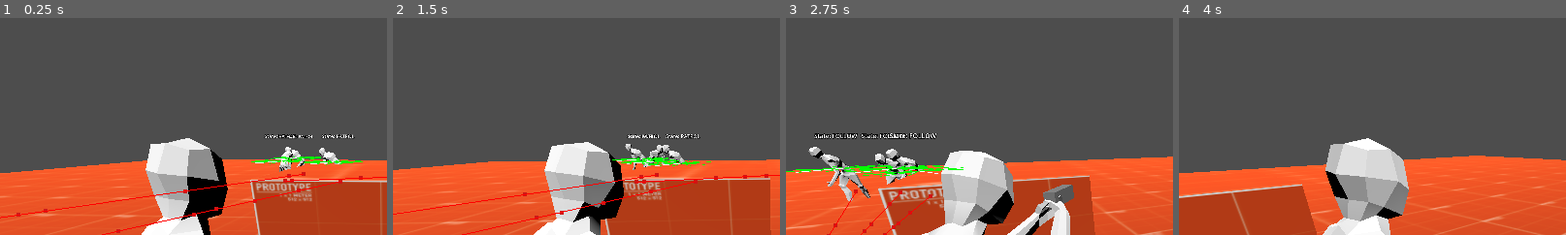
Above: before the commit, frames 1-4 (left to right).
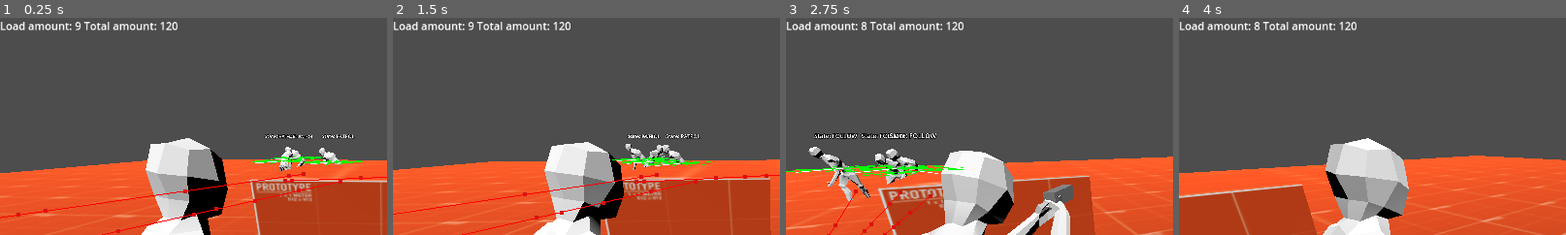
Above: after the commit, the same moments.

Repository: Vosnov/GD_APrototype
Game: Godot game, scene res://main.tscn
The game is run twice, just before and just after one commit, with the same random seed, the same clock (stepped at 60 frames per second) and the same inputs. The engine's default icon, where the game draws it, is replaced by a stand-in: a white triangle on a blue panel in a dark square.
Inputs (mouse positions are % of the whole screen's width and height, from its top left):
- Up to frame 1 (0.25 s): no input
- Up to frame 2 (1.5 s): move the mouse to (55, 50) at 0.52 s; hold D (right) 0.53-1.28 s; hold Right mouse button (aim) 0.53-1.28 s; tap S (bottom) at 0.8, 1.35 s; move the mouse to (45, 50) at 1.27 s; hold A (left) from 1.28 s (still down)
- Up to frame 3 (2.75 s): click (45, 50) at 1.55 s; move the mouse to (52, 48) at 2.02 s; release A (left) at 2.03 s; hold D (right) from 2.03 s (still down); hold Right mouse button (aim) from 2.03 s (still down); click (52, 48) at 2.1 s
- Up to frame 4 (4 s): move the mouse to (49, 52) at 2.77 s; release Right mouse button (aim) at 2.78 s; right-click (49, 52) at 2.85 s; tap S (bottom) at 3.05, 3.6 s; move the mouse to (57, 51) at 3.52 s; release D (right) at 3.53 s; hold A (left) from 3.53 s (still down); click (57, 51) at 3.8 s
The pictures show only the part of the screen within x 0-50%, y 0-50%; the shares and areas given below are measured in that part.

The runs differ from the first frame. In frame 1, 0.9% of the frame differs, in the area x 0-46%, y 1-6%; in frame 2, 0.9%; in frame 3, 0.9%; in frame 4, 0.9%.

Commit message:
reload data ui

Diff:
--- a/Nodes/Charecters/Enemy/enemy_type_1.tscn
+++ b/Nodes/Charecters/Enemy/enemy_type_1.tscn
@@ -135,31 +135,31 @@
 transform = Transform3D(-0.4, 0, -3.49691e-08, 0, 0.4, 0, 3.49691e-08, 0, -0.4, 0, 0, 0)
 
 [node name="Skeleton3D" parent="enemyType1/Armature" index="0"]
-bones/0/position = Vector3(0.0136608, -0.555945, -0.167986)
+bones/0/position = Vector3(0.0087334, -0.556387, -0.0944413)
 bones/0/rotation = Quaternion(0.210705, -0.192415, -0.00365799, 0.958419)
 bones/1/rotation = Quaternion(0.245982, -0.181089, 0.0232393, 0.951924)
-bones/2/rotation = Quaternion(0.303888, -0.0970182, -0.0109915, 0.947691)
+bones/2/rotation = Quaternion(0.303865, -0.0969689, -0.0109926, 0.947704)
 bones/3/rotation = Quaternion(-0.192146, 0.282214, -0.00120114, 0.939912)
-bones/4/rotation = Quaternion(-0.0724213, -0.00682316, 5.80856e-09, 0.997351)
+bones/4/rotation = Quaternion(-0.0990147, 0.0990147, 2.49256e-08, 0.990148)
 bones/5/position = Vector3(0.206725, 0.914528, 0.200227)
-bones/5/rotation = Quaternion(0.176325, -0.171317, -0.797756, 0.550587)
+bones/5/rotation = Quaternion(0.163777, -0.155064, -0.79875, 0.557791)
 bones/6/position = Vector3(0.0189716, 0.456808, 0.0756623)
-bones/6/rotation = Quaternion(0.121944, -0.0310926, -0.230761, 0.964838)
-bones/7/rotation = Quaternion(0.155827, -0.0124467, 0.109128, 0.981659)
+bones/6/rotation = Quaternion(0.137197, -0.0233609, -0.265149, 0.954111)
+bones/7/rotation = Quaternion(0.204907, -0.00794453, 0.11733, 0.971691)
 bones/11/position = Vector3(-0.242826, 0.89598, 0.23957)
 bones/11/rotation = Quaternion(0.2106, 0.00167757, 0.868786, 0.448169)
-bones/12/rotation = Quaternion(-0.176074, 0.377223, 0.828369, -0.374841)
+bones/12/rotation = Quaternion(-0.156692, 0.40493, 0.828524, -0.353591)
 bones/12/scale = Vector3(1.00004, 0.999996, 1.00007)
-bones/13/rotation = Quaternion(-0.253716, -0.0125141, -0.431544, 0.865588)
+bones/13/rotation = Quaternion(-0.245879, -0.0126407, -0.418215, 0.874346)
 bones/13/scale = Vector3(0.999978, 0.999987, 1.00001)
-bones/14/rotation = Quaternion(0.297198, 0.247637, 0.888715, 0.246038)
+bones/14/rotation = Quaternion(0.292596, 0.220126, 0.899212, 0.239478)
 bones/14/scale = Vector3(1.00003, 0.999999, 1.00006)
-bones/15/rotation = Quaternion(-0.205218, -0.0106334, 0.416141, 0.885776)
+bones/15/rotation = Quaternion(-0.196575, -0.0107528, 0.398616, 0.895739)
 bones/15/scale = Vector3(0.99999, 0.999987, 0.999999)
-bones/16/position = Vector3(-0.0732591, -1.24733, 1.29137)
-bones/17/position = Vector3(-0.399414, -2.11167, -0.641474)
+bones/16/position = Vector3(-0.114554, -1.23715, 1.30951)
+bones/17/position = Vector3(-0.399367, -2.11167, -0.641656)
 bones/18/position = Vector3(-1.07797, -1.1141, 0.842318)
-bones/19/position = Vector3(0.452734, -2.13913, 0.298715)
+bones/19/position = Vector3(0.344066, -2.15404, 0.445073)
 bones/20/position = Vector3(0.139478, -1.10786, 1.13867)
 
 [node name="CollisionShape3D" type="CollisionShape3D" parent="."]
--- a/Nodes/Charecters/player.tscn
+++ b/Nodes/Charecters/player.tscn
@@ -146,38 +146,38 @@
 transform = Transform3D(-0.4, 0, -3.49691e-08, 0, 0.4, 0, 3.49691e-08, 0, -0.4, 0, 0, 0)
 
 [node name="Skeleton3D" parent="myNewPlayer/Armature" index="0"]
-bones/0/position = Vector3(0.000933075, -0.350887, -0.0413356)
+bones/0/position = Vector3(0.00118574, -0.294513, -0.0391914)
 bones/0/rotation = Quaternion(0.0186382, -0.196081, -0.00372765, 0.980404)
-bones/1/rotation = Quaternion(0.115705, -0.151366, 0.0194249, 0.98149)
+bones/1/rotation = Quaternion(0.115777, -0.147381, 0.0189135, 0.982098)
 bones/2/rotation = Quaternion(0.110454, -0.194868, -0.0220907, 0.97434)
 bones/3/rotation = Quaternion(-0.186458, 0.365145, -0.00155414, 0.912086)
 bones/4/rotation = Quaternion(-1.28079e-10, 0.14834, 3.04512e-10, 0.988936)
-bones/5/rotation = Quaternion(0.0797853, 0.129169, -0.751455, 0.642079)
-bones/6/position = Vector3(0.0444636, 0.45663, 0.0725228)
-bones/6/rotation = Quaternion(0.116321, 0.0931358, -0.535828, 0.831074)
-bones/7/rotation = Quaternion(0.498523, 0.0885947, 0.145557, 0.849964)
-bones/11/rotation = Quaternion(0.134469, -0.0632578, 0.775451, 0.613671)
-bones/12/position = Vector3(-0.0384171, 0.456103, 0.0229799)
-bones/12/rotation = Quaternion(0.0776647, -0.176203, 0.449984, 0.872029)
-bones/13/rotation = Quaternion(0.354682, 0.0344492, 0.00371243, 0.934345)
-bones/17/position = Vector3(0.240613, 0.13219, 0.0327645)
-bones/17/rotation = Quaternion(-0.297038, 0.140907, 0.932151, -0.151686)
+bones/5/rotation = Quaternion(0.0927, 0.102426, -0.777522, 0.613494)
+bones/6/position = Vector3(0.0471398, 0.456611, 0.072193)
+bones/6/rotation = Quaternion(0.107567, 0.0763475, -0.512295, 0.848619)
+bones/7/rotation = Quaternion(0.437411, 0.0866058, 0.149669, 0.88248)
+bones/11/rotation = Quaternion(0.140041, -0.0469597, 0.799979, 0.581565)
+bones/12/position = Vector3(-0.035929, 0.455907, 0.0240008)
+bones/12/rotation = Quaternion(0.0676458, -0.169159, 0.420036, 0.889033)
+bones/13/rotation = Quaternion(0.305446, 0.0470126, -0.0059767, 0.951029)
+bones/17/position = Vector3(0.239062, 0.132701, 0.0278863)
+bones/17/rotation = Quaternion(-0.31206, 0.138741, 0.926181, -0.159869)
 bones/17/scale = Vector3(1.00004, 0.999995, 1.00006)
-bones/18/rotation = Quaternion(-0.116055, -0.0142701, -0.228415, 0.966517)
+bones/18/rotation = Quaternion(-0.10729, -0.0143637, -0.214016, 0.970814)
 bones/18/scale = Vector3(0.999997, 0.999998, 1)
-bones/19/position = Vector3(-0.258575, 0.127748, 0.0528878)
-bones/19/rotation = Quaternion(0.562406, 0.0762189, 0.819968, 0.0744496)
+bones/19/position = Vector3(-0.257005, 0.127543, 0.0652274)
+bones/19/rotation = Quaternion(0.561724, 0.0157472, 0.826539, 0.0324168)
 bones/19/scale = Vector3(1.00003, 0.999997, 1.00006)
-bones/20/rotation = Quaternion(-0.192028, -0.011354, 0.334679, 0.922489)
-bones/21/position = Vector3(0.287671, 0.0181894, 0.856654)
-bones/22/position = Vector3(-0.783836, -0.0557536, -0.399957)
-bones/23/position = Vector3(-0.297736, -1.99915, -0.527181)
-bones/24/position = Vector3(-0.380049, -1.14866, 1.07027)
-bones/25/position = Vector3(0.253717, -2.12886, 0.313963)
-bones/26/position = Vector3(-0.0530441, -1.14087, 1.07736)
+bones/20/rotation = Quaternion(-0.122975, -0.0119633, 0.211116, 0.969621)
+bones/21/position = Vector3(0.30025, -0.00756797, 0.856654)
+bones/22/position = Vector3(-0.801253, -0.0481077, -0.406554)
+bones/23/position = Vector3(-0.260612, -2.03886, -0.519209)
+bones/24/position = Vector3(-0.366379, -1.15406, 1.07085)
+bones/25/position = Vector3(0.286377, -2.07263, 0.360424)
+bones/26/position = Vector3(-0.0533634, -1.14115, 1.07874)
 
 [node name="BoneAttachment3D" type="BoneAttachment3D" parent="myNewPlayer/Armature/Skeleton3D" index="2"]
-transform = Transform3D(-0.993652, -0.0848182, -0.0738982, 0.0772192, -0.991962, 0.100237, -0.0818062, 0.0938945, 0.992215, -0.783837, -0.0557625, -0.39997)
+transform = Transform3D(-0.990907, -0.108621, -0.0793993, 0.106066, -0.993717, 0.0357291, -0.0827815, 0.0269827, 0.996202, -0.801253, -0.0481108, -0.406557)
 bone_name = "Bone.011.R"
 bone_idx = 14
 
--- a/Nodes/ui.tscn
+++ b/Nodes/ui.tscn
@@ -1,3 +1,20 @@
-[gd_scene format=3 uid="uid://en3g0v7xjkgn"]
+[gd_scene load_steps=2 format=3 uid="uid://en3g0v7xjkgn"]
+
+[sub_resource type="GDScript" id="GDScript_tkxjl"]
+script/source = "extends CanvasLayer
+
+@onready var reload_label = $ReloadData
+
+func _init():
+	Events.connect(\"player_reload_data_ui\", _on_reload_data)
+
+func _on_reload_data(amount: int, total_amount: int):
+	reload_label.text = str(\"Load amount: \", amount, \" Total amount: \", total_amount)
+"
 
 [node name="UI" type="CanvasLayer"]
+script = SubResource("GDScript_tkxjl")
+
+[node name="ReloadData" type="Label" parent="."]
+offset_right = 40.0
+offset_bottom = 23.0
--- a/Scripts/Player/base_gun.gd
+++ b/Scripts/Player/base_gun.gd
@@ -17,6 +17,7 @@
 
 func _ready():
 	ANIMATION_TREE.connect('animation_finished', _on_anim_finish)
+	Events.emit_signal("player_reload_data_ui", AMMOUNT_LOADED, AMOUNT_TOTAL)
 
 func shot():
 	if not shot_timer.is_stopped(): return
@@ -27,7 +28,7 @@
 	shot_timer.one_shot = true
 	shot_timer.start(SHOT_TIMEOUT)
 	Events.emit_signal("player_shot")
-	print_debug(str("GUN AMOUNT LOADED: ", AMMOUNT_LOADED, " GUN AMOUNT TOTAL: ", AMOUNT_TOTAL))
+	Events.emit_signal("player_reload_data_ui", AMMOUNT_LOADED, AMOUNT_TOTAL)
 
 func reload():
 	if AMMOUNT_LOADED == MAX_AMOUNT_LOADED: return
@@ -36,7 +37,7 @@
 	AMOUNT_TOTAL -= AMMOUNT_LOADED
 	is_reloading = true
 	Events.emit_signal("player_reload")
-	print_debug(str("GUN AMOUNT LOADED: ", AMMOUNT_LOADED, " GUN AMOUNT TOTAL: ", AMOUNT_TOTAL))
+	Events.emit_signal("player_reload_data_ui", AMMOUNT_LOADED, AMOUNT_TOTAL)
 
 func _input(event):
 	aiming = Input.is_action_pressed("aim")
--- a/Scripts/events.gd
+++ b/Scripts/events.gd
@@ -10,3 +10,4 @@
 signal player_take_damage(damage: float)
 #UI
 signal player_hp_ui(hp: float)
+signal player_reload_data_ui(amount: int, total_amount: int)
--- a/main.tscn
+++ b/main.tscn
@@ -1,5 +1,6 @@
-[gd_scene load_steps=12 format=3 uid="uid://w33jnbedk4n5"]
+[gd_scene load_steps=13 format=3 uid="uid://w33jnbedk4n5"]
 
+[ext_resource type="PackedScene" uid="uid://en3g0v7xjkgn" path="res://Nodes/ui.tscn" id="1_hgfpu"]
 [ext_resource type="Texture2D" uid="uid://ck0ukv5tkw3v" path="res://Textures/prototype_512x512_orange.png" id="1_oqjwu"]
 [ext_resource type="PackedScene" uid="uid://dmruxdnqw4rtm" path="res://Nodes/Charecters/player.tscn" id="2_v1y33"]
 [ext_resource type="PackedScene" uid="uid://728vxpr147if" path="res://Nodes/camera_controller.tscn" id="3_71dis"]
@@ -29,6 +30,8 @@
 size = Vector3(40, 0.1, 40)
 
 [node name="Main" type="Node3D"]
+
+[node name="UI" parent="." instance=ExtResource("1_hgfpu")]
 
 [node name="Player" parent="." instance=ExtResource("2_v1y33")]
 transform = Transform3D(1, 0, 0, 0, 1, 0, 0, 0, 1, 0, 1.08, 3.5)
